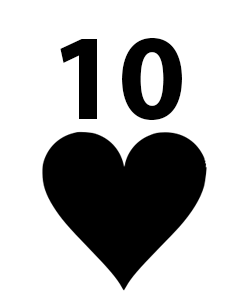
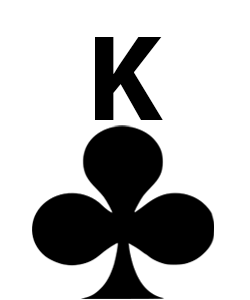
The second (250, 300) image is a revision of the first. Changes to its layers:
added layer "clubs" above "spades" over [32, 125, 214, 299]
renamed "Layer 1" to "hearts", hid it over [42, 131, 207, 291]
added layer "king" above "queen" over [95, 37, 163, 120]
hid "10" over [60, 38, 182, 120]
